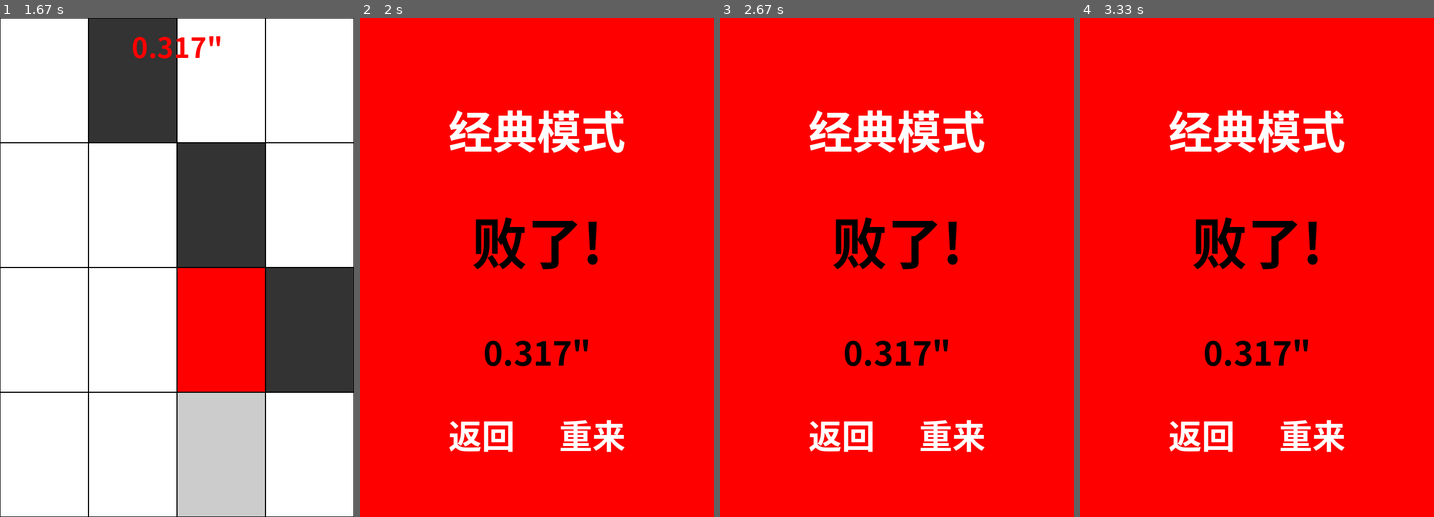
Above: before the commit, frames 1-4 (left to right).
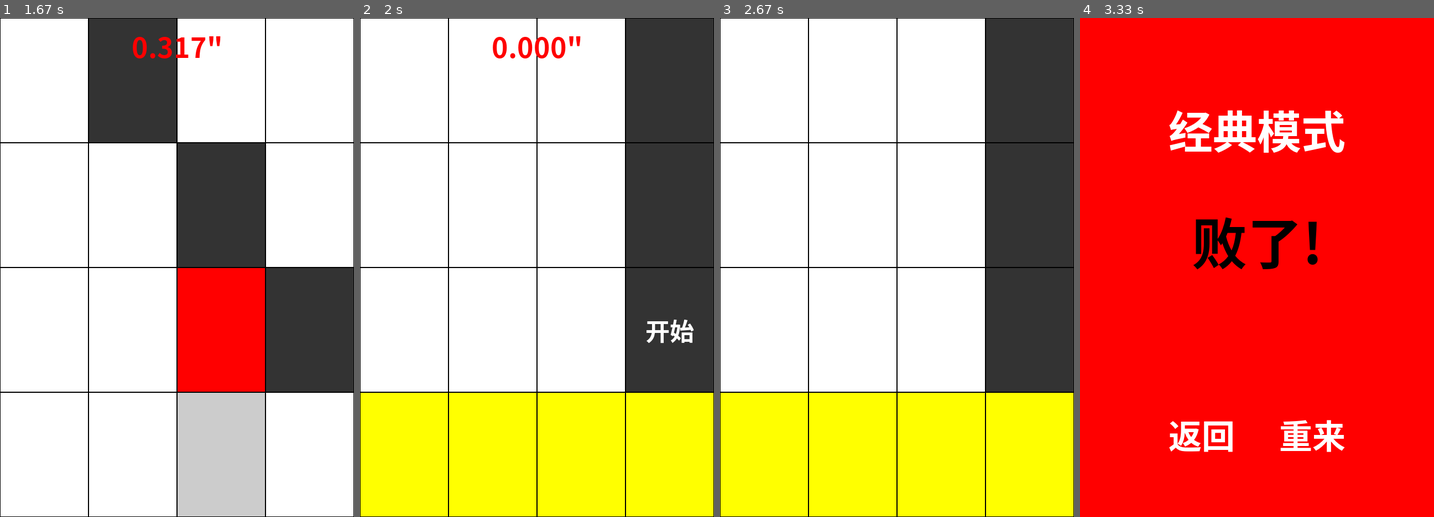
Above: after the commit, the same moments.

Repository: yviscool/pygame
Game: pygame game, started from donttap/main.py
The game is run twice, just before and just after one commit, with the same random seed, the same clock (stepped at 60 frames per second) and the same inputs.
Inputs (mouse positions are in pixels of both pictures, inside the frame that each line leads up to):
- Up to frame 1 (1.67 s): click "街机(竞技)" at 0.38 s; click (219, 312) at 0.72 s; press the mouse at (219, 312) at 1.03 s; move the mouse to (162, 337) at 1.13 s; release the mouse at (109, 367) at 1.27 s
- Up to frame 2 (2 s): click "重来" at 1.88 s
- Up to frame 3 (2.67 s): click (893, 337) at 2.22 s
- Up to frame 4 (3.33 s): no input

Frame 1 is identical in both runs. In frame 2, 98% of the frame differs, in the area x 0-100%, y 0-100%; in frame 3, 98%; in frame 4, 0.6%.

Commit message:
新增: 游戏重来机制

Diff:
--- a/donttap/main.py
+++ b/donttap/main.py
@@ -3,7 +3,6 @@
 '''
 import pygame
 import random
-import time
 
 # 初始化
 pygame.init()
@@ -38,7 +37,7 @@
 
 # 常量
 # 边框长度
-BORDER = 1
+BORDER 	   = 1
 
 # 颜色
 BLACK      = (0, 0, 0)
@@ -76,7 +75,6 @@
 	[0, 0, 0, 0, BLOCKS_TYPE_GOLD],
 	[0, 0, 0, 0, BLOCKS_TYPE_GOLD],
 ]
-
 # [
 # 	[经典,街机(竞技)],
 # 	[禅,极速],
@@ -90,10 +88,10 @@
 ]
 
 # 微软雅黑粗体 44 大小
-yahei44       = pygame.font.SysFont('microsoftjhengheiui', 44, bold=True)
-yahei50_bold  = pygame.font.SysFont('microsoftjhengheiui', 50, bold=True)
-yahei60_bold  = pygame.font.SysFont('microsoftjhengheiui', 60, bold=True)
-yahei80_bold  = pygame.font.SysFont('microsoftjhengheiui', 80, bold=True)
+yahei44       = pygame.font.SysFont('microsoftjhengheiui', 44,  bold=True)
+yahei50_bold  = pygame.font.SysFont('microsoftjhengheiui', 50,  bold=True)
+yahei60_bold  = pygame.font.SysFont('microsoftjhengheiui', 60,  bold=True)
+yahei80_bold  = pygame.font.SysFont('microsoftjhengheiui', 80,  bold=True)
 yahei100_bold = pygame.font.SysFont('microsoftjhengheiui', 100, bold=True)
 
 # print(pygame.font.get_fonts())
@@ -168,7 +166,7 @@
 		if self.return_btn[1].collidepoint(pos):
 			if pygame.mouse.get_pressed()[0] == 1 and self.return_clicked == False:
 				self.return_clicked = True
-
+				# 重新选择
 				step = 0
 				game.init()
 				game.init_block()
@@ -178,8 +176,15 @@
 		if self.again_btn[1].collidepoint(pos):
 			if pygame.mouse.get_pressed()[0] == 1 and self.again_clicked == False:
 				self.again_clicked = True
-
-
+				# 游戏开始
+				step = 1
+				game.blocks = []
+				game.clicked = False
+				game.time = None
+				game.str_time = None
+				game.prompt = Prompt('经典', self.time)
+
+				game.init_block()
 
 class Mode:
 
@@ -396,6 +401,7 @@
 			self.color = GREY
 			self.txt = True
 
+
 	def draw(self, clicked):
 
 		global step
@@ -561,7 +567,6 @@
 		# 绘制按钮
 		self.draw_buttons()
 
-
 	# 绘制背景
 	def draw_background(self):
 
@@ -593,7 +598,6 @@
 		else:
 			counter = self.str_time
 
-
 		# 绘制倒计时
 		draw_text(
 			counter,
@@ -613,11 +617,10 @@
 		# if step == 0:
 		# 	self.click_buttons()
 
-
 		for b in self.buttons:
 			b.update()
 
-
+	# 点击按钮
 	def click_buttons(self):
 
 		global step
@@ -643,7 +646,7 @@
 				step = 1
 				print(button.txt, '被点击了')
 
-
+	# 点击砖块
 	def click_blocks(self):
 
 		global step
@@ -712,7 +715,6 @@
 				self.blocks.append(block)
 
 
-
 game = Game()
 
 game.init_block()
